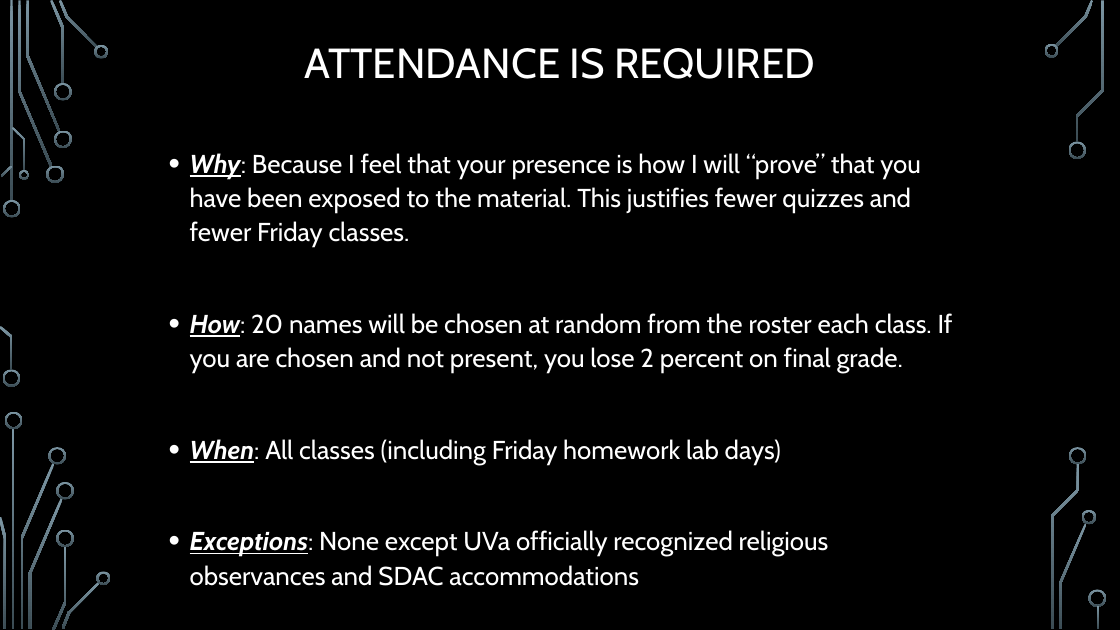
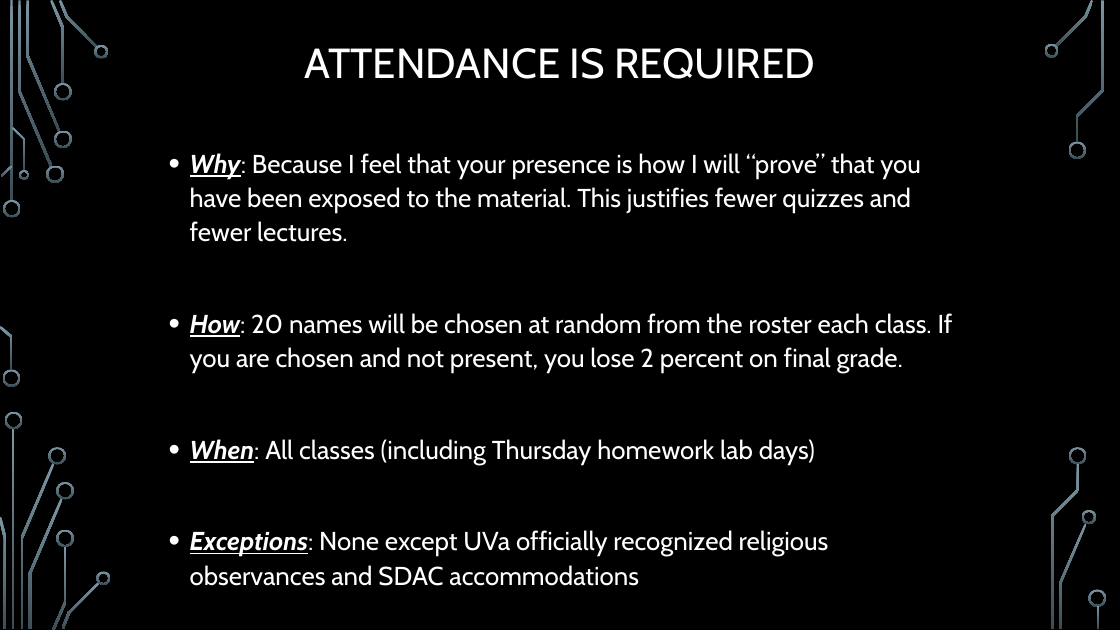
Before and after one commit to markfloryan/advAlgo, a slide deck: slide 22 of slides/00-CourseIntroduction.pptx. Drawn at 1120x630 pixels with LibreOffice and Linux fonts; fonts in the diff are those of the drawing; background and template pictures are left out. Boxes give left, top, right and bottom in pixels: in the first picture for what was removed or moved away, otherwise in the second. Text is boxed around its words. In the diff, an @@ line names an element or a change of style, - is before the commit and + after.

```diff
--- a/slides/00-CourseIntroduction.pptx
+++ b/slides/00-CourseIntroduction.pptx
@@ text at (190, 153, 921, 242): text changed @@
-• Why: Because I feel that your presence is how I will “prove” that you have been exposed to the material. This justifies fewer quizzes and fewer Friday classes.
+• Why: Because I feel that your presence is how I will “prove” that you have been exposed to the material. This justifies fewer quizzes and fewer lectures.
@@ text at (190, 439, 815, 464): text changed @@
-• When: All classes (including Friday homework lab days)
+• When: All classes (including Thursday homework lab days)
```
Also in this commit, not shown: 3 other slides changed.
